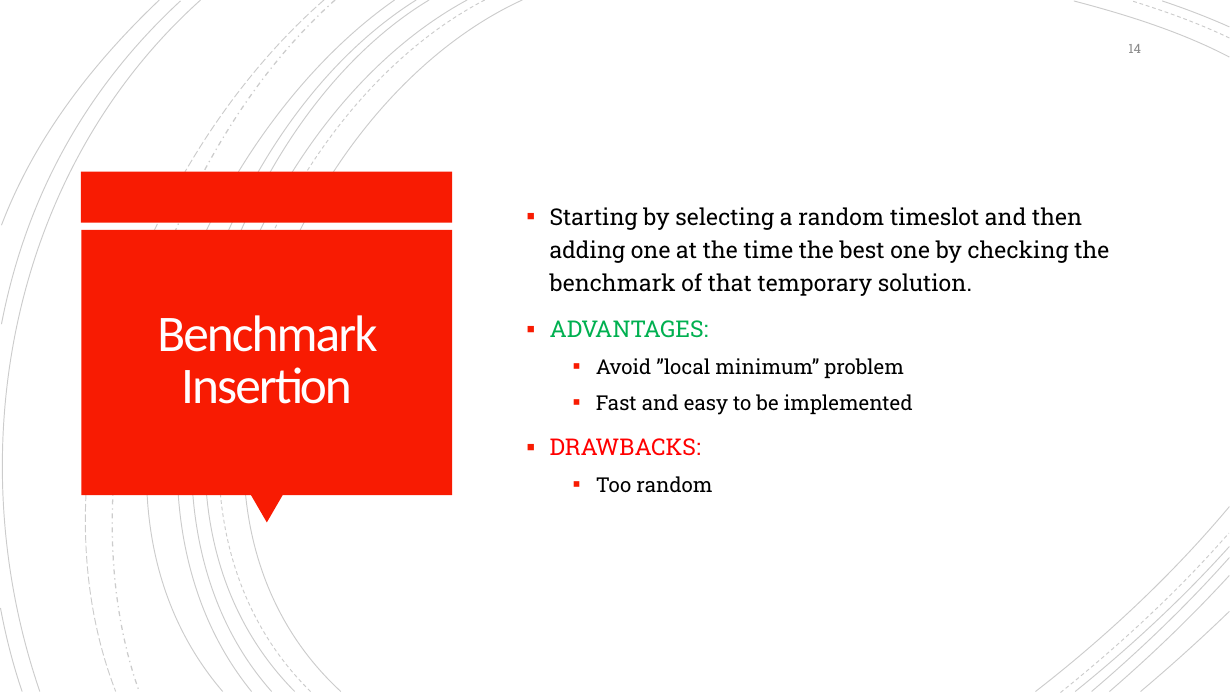
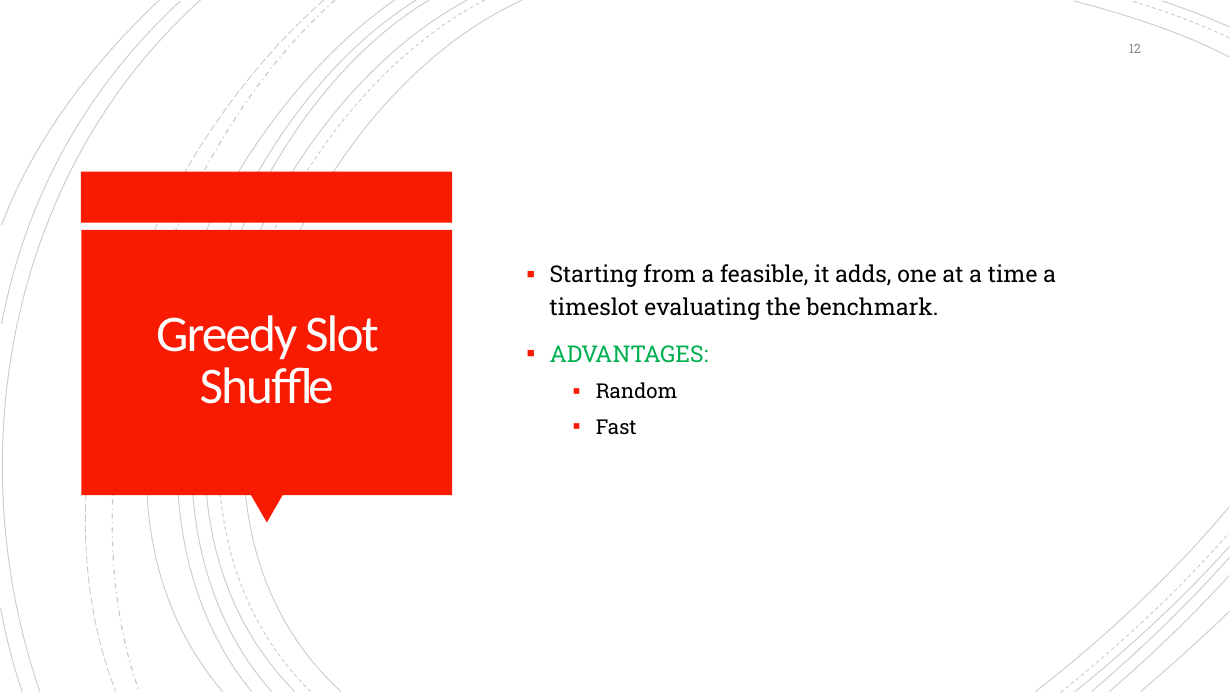
Before and after one commit to Jacopx/OMA_ExamTimeTable, a slide deck: slide 12 of PowerPoint/OMA-MZ_03-Presentation.pptx (slide 14 before the commit). Drawn at 1232x693 pixels with LibreOffice and Linux fonts; fonts in the diff are those of the drawing. Boxes give left, top, right and bottom in pixels: in the first picture for what was removed or moved away, otherwise in the second. Text is boxed around its words. In the diff, an @@ line names an element or a change of style, - is before the commit and + after.

```diff
--- a/PowerPoint/OMA-MZ_03-Presentation.pptx
+++ b/PowerPoint/OMA-MZ_03-Presentation.pptx
@@ page number at box(1129, 44, 1141, 53): text changed @@
-14
+12
@@ text at box(550, 264, 1056, 320): text changed @@
-▪ Starting by selecting a random timeslot and then adding one at the time the best one by checking the benchmark of that temporary solution.
+▪ Starting from a feasible, it adds, one at a time a timeslot evaluating the benchmark.
@@ title at box(156, 315, 379, 404): text changed @@
-Benchmark Insertion
+Greedy Slot Shuffle
@@ text at box(596, 382, 678, 435): text changed @@
-  ▪ Avoid ”local minimum” problem
-  ▪ Fast and easy to be implemented
-▪ DRAWBACKS:
-  ▪ Too random
+  ▪ Random
+  ▪ Fast
```
Also in this commit, not shown: 5 other slides changed, 1 slide removed, 3 other files.
